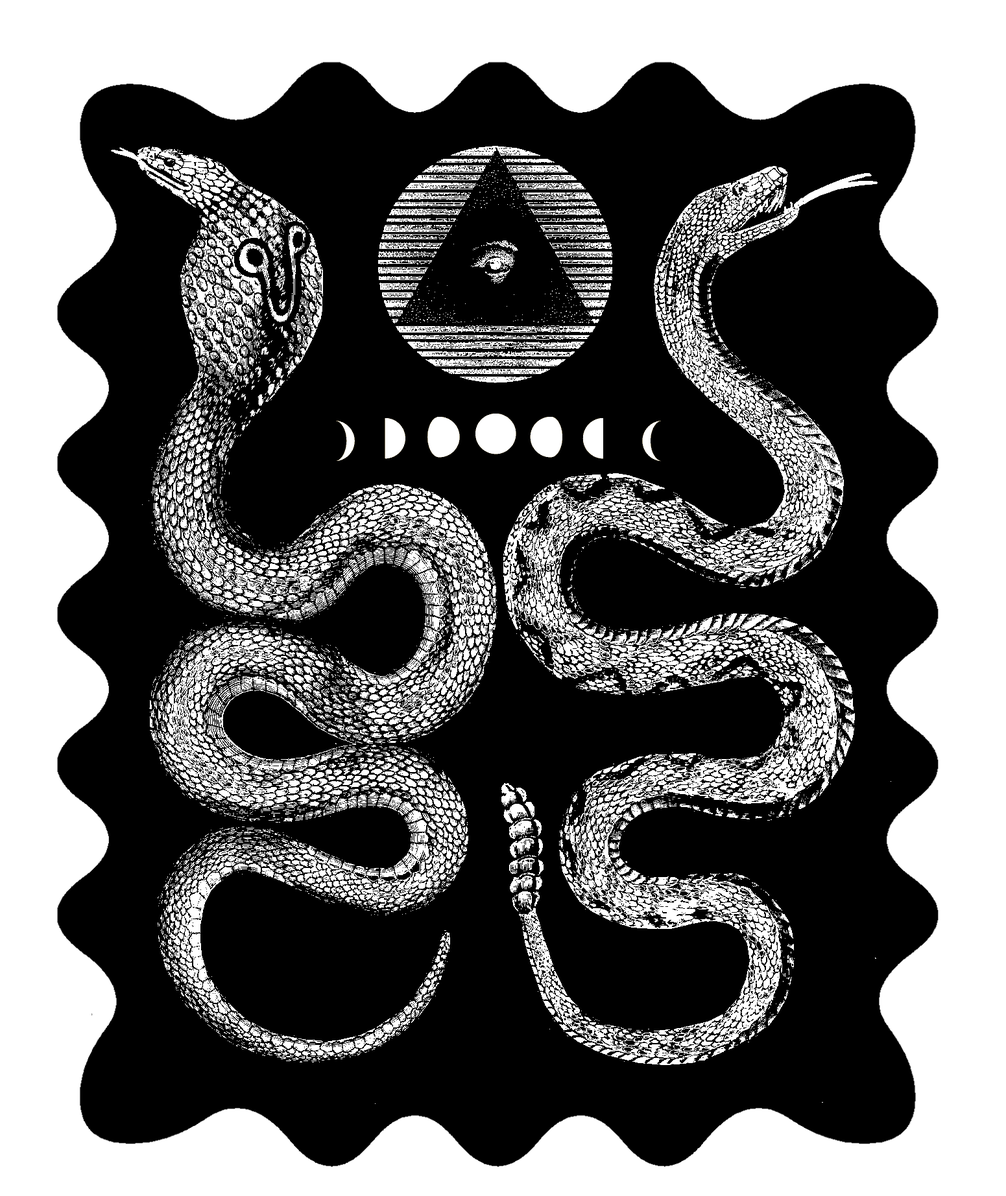
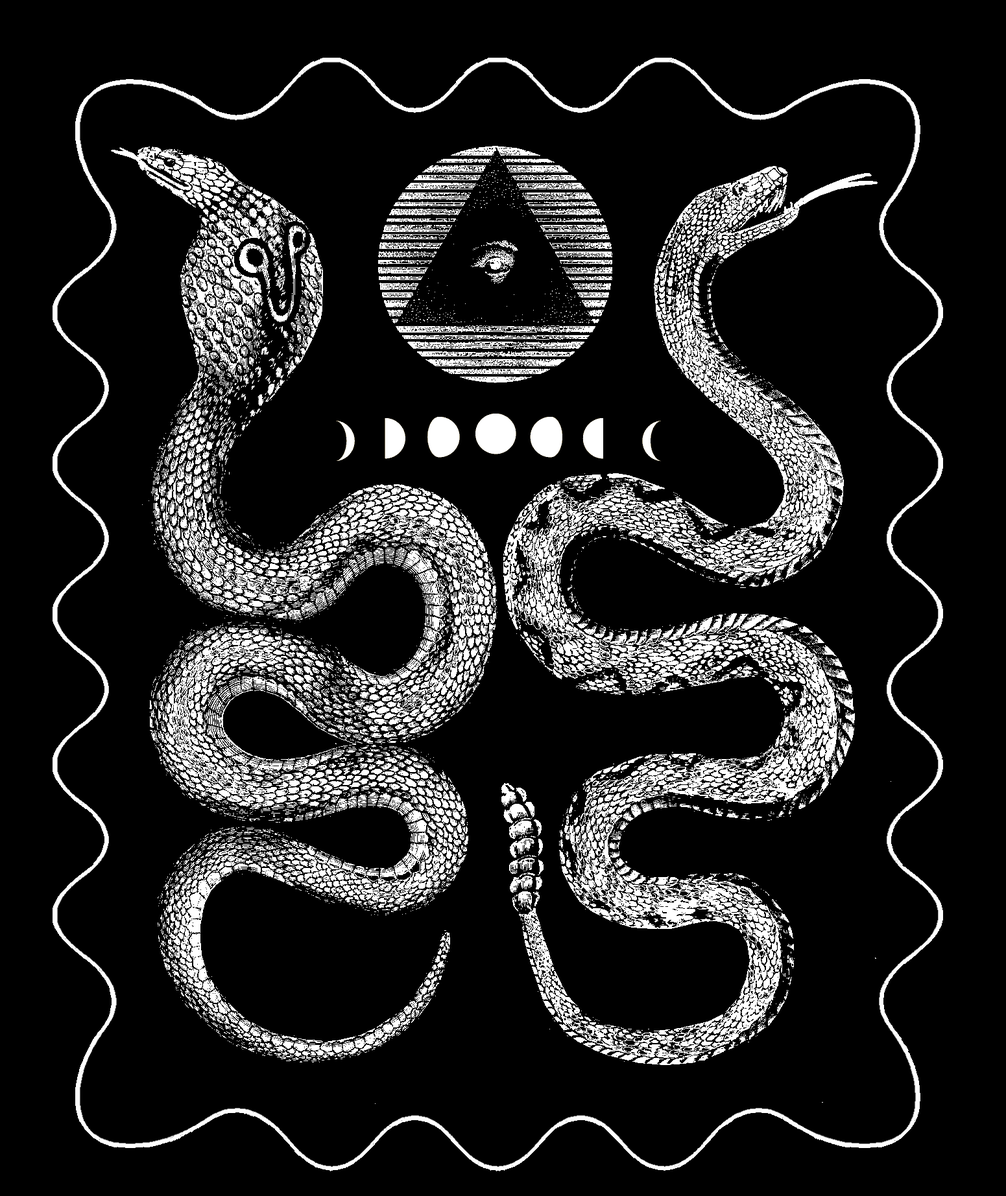
The second 1006×1196 image is a revision of the first. Changes to its layers:
added layer "Layer #3" in group "parent" over [52, 57, 943, 1172]
added layer "Layer #4" in group "parent" over [0, 0, 1006, 1196]
